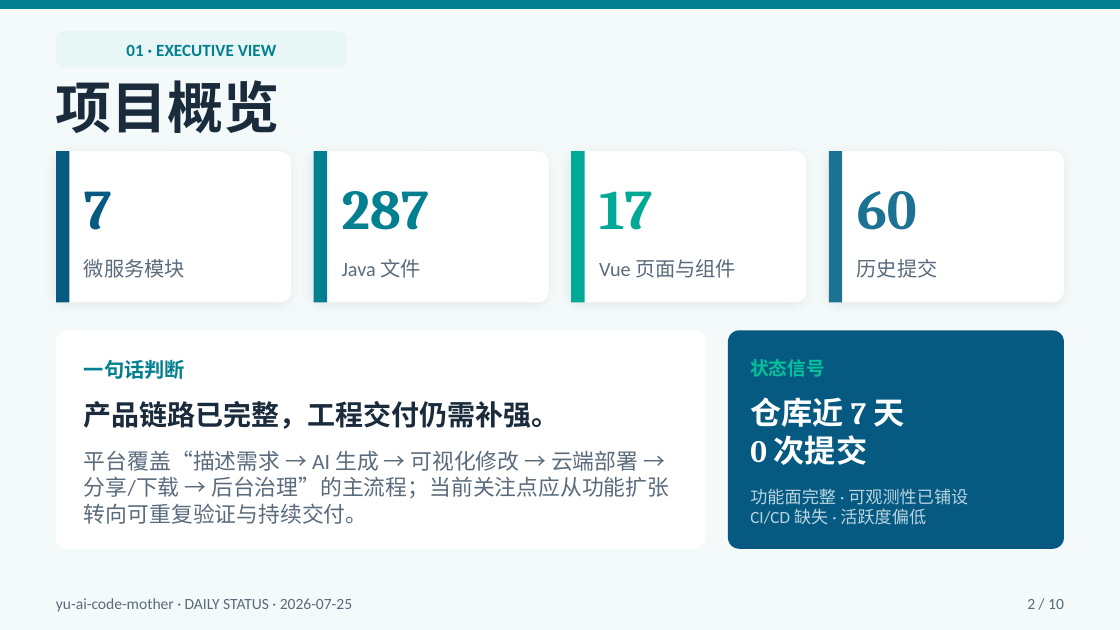
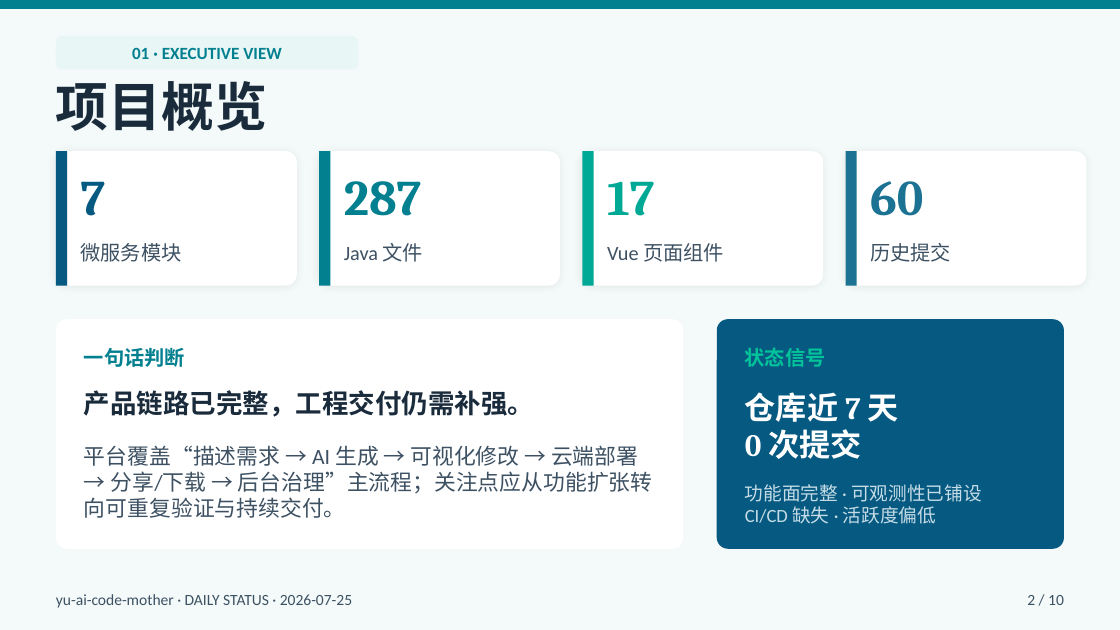
Before and after one commit to liyupi/yu-ai-code-mother, a slide deck: slide 2 of docs/reports/project-status-2026-07-25.pptx. Drawn at 1120x630 pixels with LibreOffice and Linux fonts; fonts in the diff are those of the drawing. Boxes give left, top, right and bottom in pixels: in the first picture for what was removed or moved away, otherwise in the second. Text is boxed around its words. In the diff, an @@ line names an element or a change of style, - is before the commit and + after.

```diff
--- a/docs/reports/project-status-2026-07-25.pptx
+++ b/docs/reports/project-status-2026-07-25.pptx
@@ text "01 · EXECUTIVE VIEW" moved from (x1=126, y1=44, x2=277, y2=56) to (x1=132, y1=47, x2=282, y2=59) @@
@@ rounded rectangle resized from (x1=56, y1=31, x2=347, y2=67) to (x1=56, y1=36, x2=358, y2=69) @@
@@ text "项目概览" at (x1=56, y1=81, x2=267, y2=131): size 36 to 34 pt @@
@@ rounded rectangle resized from (x1=56, y1=151, x2=291, y2=302) to (x1=56, y1=151, x2=297, y2=286) @@
@@ rectangle resized from (x1=56, y1=151, x2=69, y2=302) to (x1=56, y1=151, x2=67, y2=286) @@
@@ rounded rectangle resized from (x1=314, y1=151, x2=549, y2=302) to (x1=319, y1=151, x2=560, y2=286) @@
@@ rectangle resized from (x1=314, y1=151, x2=327, y2=302) to (x1=319, y1=151, x2=330, y2=286) @@
@@ rounded rectangle resized from (x1=571, y1=151, x2=806, y2=302) to (x1=582, y1=151, x2=823, y2=286) @@
@@ rectangle resized from (x1=571, y1=151, x2=585, y2=302) to (x1=582, y1=151, x2=594, y2=286) @@
@@ text "17" moved from (x1=599, y1=191, x2=652, y2=230) to (x1=607, y1=181, x2=654, y2=216) @@
@@ shadow changed; proportions changed in 4 elements at (x1=56, y1=151, x2=297, y2=286), (x1=319, y1=151, x2=560, y2=286), (x1=582, y1=151, x2=823, y2=286), (x1=846, y1=151, x2=1086, y2=286) @@
@@ rounded rectangle resized from (x1=829, y1=151, x2=1064, y2=302) to (x1=846, y1=151, x2=1086, y2=286) @@
@@ rectangle resized from (x1=829, y1=151, x2=842, y2=302) to (x1=846, y1=151, x2=857, y2=286) @@
@@ size 36 to 32 pt in 4 elements at (x1=81, y1=181, x2=106, y2=216), (x1=344, y1=181, x2=422, y2=216), (x1=607, y1=181, x2=654, y2=216), (x1=870, y1=181, x2=923, y2=216) @@
@@ text "60" moved from (x1=857, y1=191, x2=917, y2=230) to (x1=870, y1=181, x2=923, y2=216) @@
@@ text "微服务模块" moved from (x1=84, y1=259, x2=185, y2=278) to (x1=81, y1=243, x2=182, y2=262) @@
@@ text "Java 文件" moved from (x1=342, y1=259, x2=420, y2=278) to (x1=344, y1=243, x2=423, y2=262) @@
@@ text colour #5A6B7C to #3D5163 in 5 elements at (x1=56, y1=594, x2=352, y2=608), (x1=1027, y1=595, x2=1064, y2=605), (x1=81, y1=243, x2=182, y2=262), (x1=344, y1=243, x2=423, y2=262), (x1=870, y1=243, x2=951, y2=262) @@
@@ text "历史提交" moved from (x1=857, y1=259, x2=938, y2=278) to (x1=870, y1=243, x2=951, y2=262) @@
@@ text at (x1=607, y1=243, x2=724, y2=262): text changed; text colour #5A6B7C to #3D5163 @@
-Vue 页面与组件
+Vue 页面组件
@@ proportions changed in 3 elements at (x1=56, y1=36, x2=358, y2=69), (x1=717, y1=319, x2=1064, y2=549), (x1=56, y1=319, x2=683, y2=549) @@
@@ rounded rectangle resized from (x1=56, y1=330, x2=706, y2=549) to (x1=56, y1=319, x2=683, y2=549) @@
@@ rounded rectangle resized from (x1=728, y1=330, x2=1064, y2=549) to (x1=717, y1=319, x2=1064, y2=549) @@
@@ text "一句话判断" moved from (x1=84, y1=359, x2=185, y2=379) to (x1=84, y1=347, x2=185, y2=367) @@
@@ text "状态信号" moved from (x1=750, y1=359, x2=825, y2=377) to (x1=745, y1=347, x2=826, y2=367) @@
@@ text "状态信号" at (x1=745, y1=347, x2=826, y2=367): size 12 to 13 pt @@
@@ text "产品链路已完整，工程交付仍需补强。" moved from (x1=84, y1=401, x2=560, y2=429) to (x1=84, y1=390, x2=534, y2=417) @@
@@ text "产品链路已完整，工程交付仍需补强。" at (x1=84, y1=390, x2=534, y2=417): size 18 to 17 pt @@
@@ text "仓库近 7 天" moved from (x1=750, y1=397, x2=904, y2=465) to (x1=745, y1=392, x2=899, y2=459) @@
@@ text at (x1=84, y1=445, x2=653, y2=518): text changed; text colour #5A6B7C to #3D5163 @@
-平台覆盖“描述需求 → AI 生成 → 可视化修改 → 云端部署 → 分享/下载 → 后台治理”的主流程；当前关注点应从功能扩张转向可重复验证与持续交付。
+平台覆盖“描述需求 → AI 生成 → 可视化修改 → 云端部署 → 分享/下载 → 后台治理”主流程；关注点应从功能扩张转向可重复验证与持续交付。
@@ text "功能面完整 · 可观测性已铺设" at (x1=745, y1=484, x2=982, y2=524): size 11 to 12 pt, text colour #B8D4E0 to #C5DCE6 @@
```
Also in this commit, not shown: 9 other slides changed.
